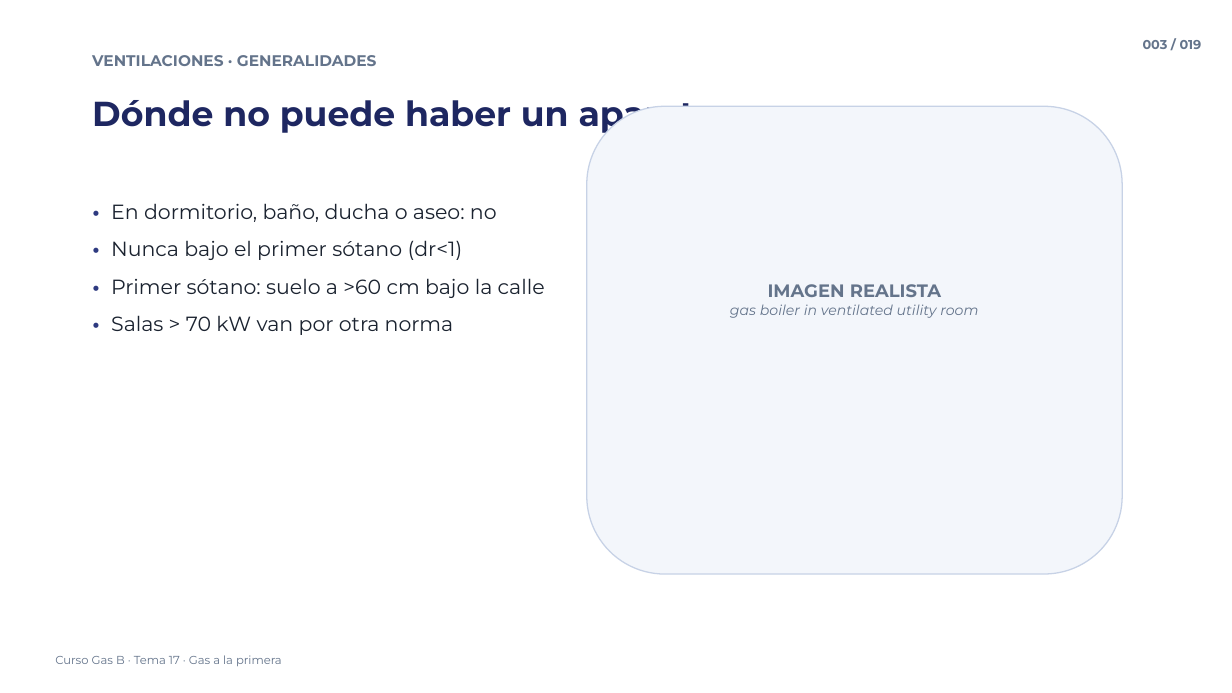
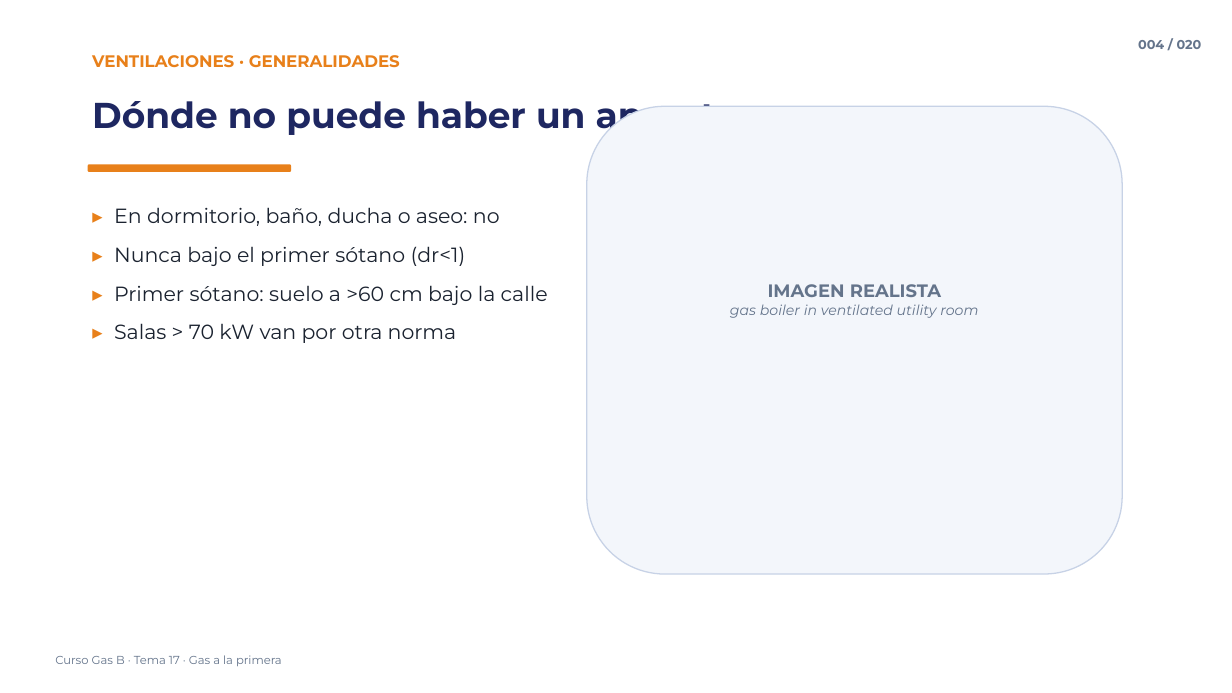
Before and after one commit to noahcuadrado-cmd/averias-frigorificas, a slide deck: slide 4 of Curso Gas B/17 - Gas a la primera (guia practica NEDGIA)/17 - Gas a la primera (guia practica NEDGIA) - Vídeo 3.pptx (slide 3 before the commit). Drawn at 1232x693 pixels with LibreOffice and Linux fonts; fonts in the diff are those of the drawing. Boxes give left, top, right and bottom in pixels: in the first picture for what was removed or moved away, otherwise in the second. Text is boxed around its words. In the diff, an @@ line names an element or a change of style, - is before the commit and + after.

```diff
--- a/Curso Gas B/17 - Gas a la primera (guia practica NEDGIA)/17 - Gas a la primera (guia practica NEDGIA) - Vídeo 3.pptx
+++ b/Curso Gas B/17 - Gas a la primera (guia practica NEDGIA)/17 - Gas a la primera (guia practica NEDGIA) - Vídeo 3.pptx
@@ text "VENTILACIONES · GENERALIDADES" at box(92, 55, 400, 68): size 12 to 13 pt, text colour #64748B to #E8801A @@
@@ text at box(1138, 40, 1202, 49): text changed @@
-003 / 019
+004 / 020
@@ text "Dónde no puede haber un ..." at box(92, 101, 848, 135): size 27 to 28 pt @@
@@ rounded rectangle added at box(88, 165, 291, 172), fill #E8801A @@
@@ text at box(114, 207, 548, 343): text changed @@
-• En dormitorio, baño, ducha o aseo: no
-• Nunca bajo el primer sótano (dr<1)
-• Primer sótano: suelo a >60 cm bajo la calle
-• Salas > 70 kW van por otra norma
+▸ En dormitorio, baño, ducha o aseo: no
+▸ Nunca bajo el primer sótano (dr<1)
+▸ Primer sótano: suelo a >60 cm bajo la calle
+▸ Salas > 70 kW van por otra norma
```
Also in this commit, not shown: 18 other slides changed, 1 slide added, 49 other files.
